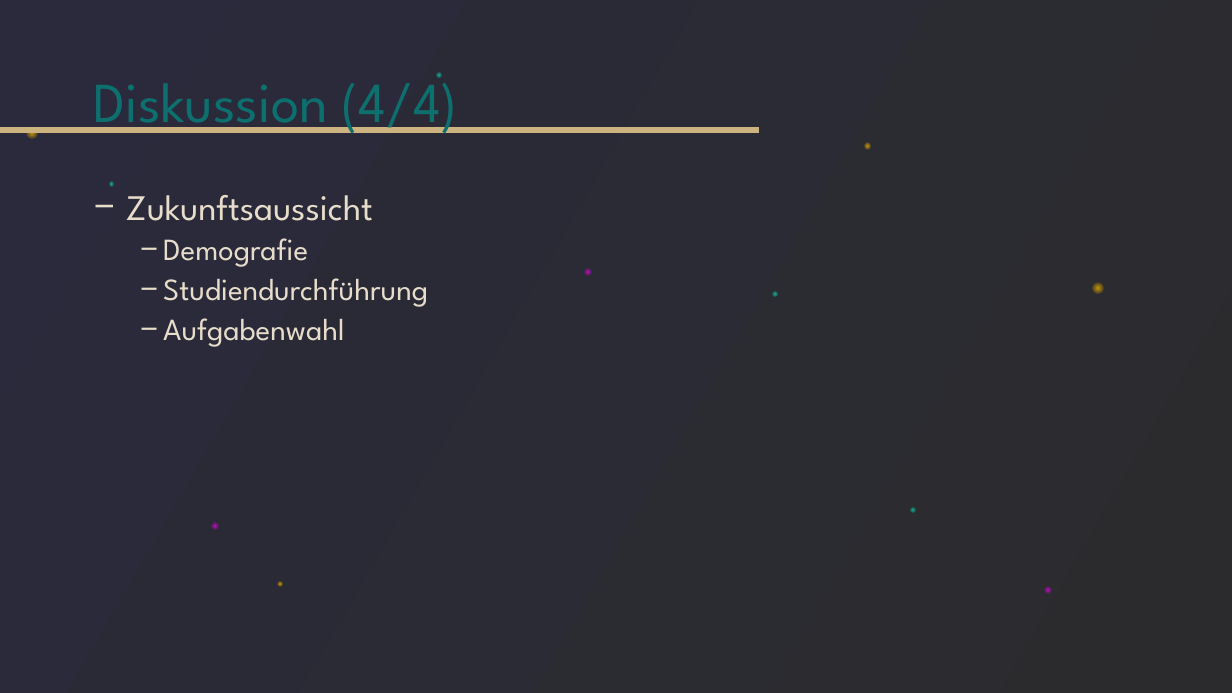
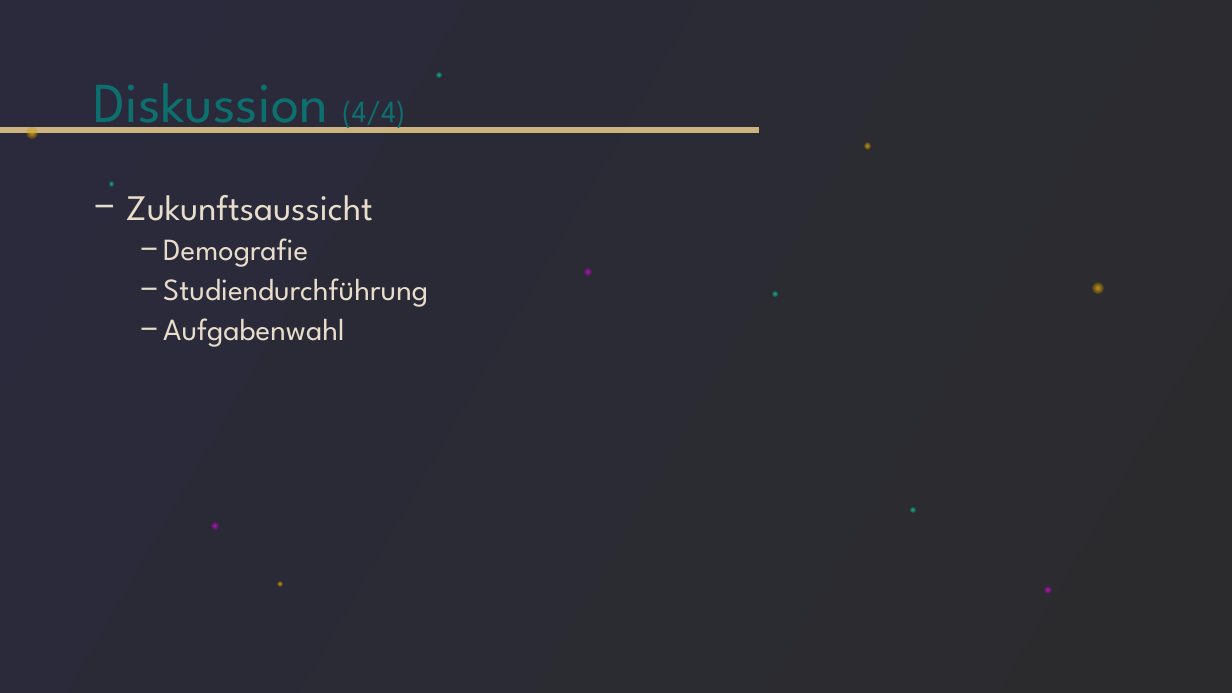
Before and after one commit to tlahmann/mci-af, a slide deck: slide 25 of presentation/Resync Studie.pptx. Drawn at 1232x693 pixels with LibreOffice and Linux fonts; fonts in the diff are those of the drawing. Boxes give left, top, right and bottom in pixels: in the first picture for what was removed or moved away, otherwise in the second. Text is boxed around its words. In the diff, an @@ line names an element or a change of style, - is before the commit and + after.

Commit message:
Fiddle with styling

```diff
--- a/presentation/Resync Studie.pptx
+++ b/presentation/Resync Studie.pptx
@@ title "Diskussion (4/4)" at (94,83,405,133): size 44 to 24 pt in "(4/4)" @@
```
Also in this commit, not shown: 15 other slides changed.
